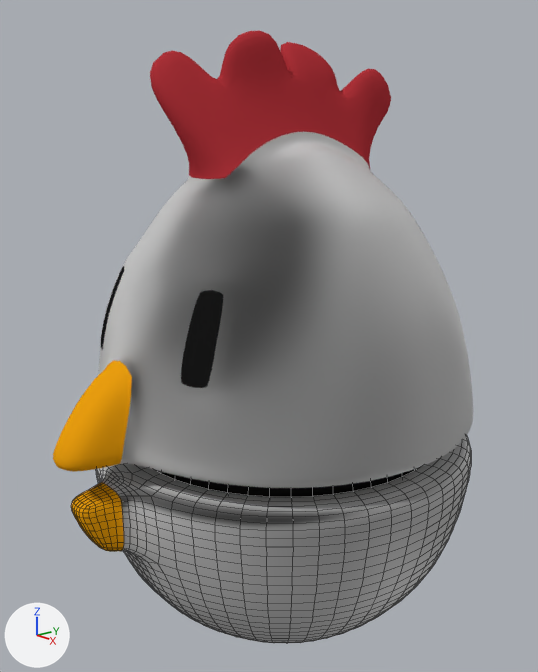
The Blender file Assets/Models/Terrain Objects/egg.blend as it was, and as the next commit left it.
Camera for both pictures: a 50 mm lens placed at (4.68, -4.08, 4.45), pointed at (-0.08, -0.08, 2.7). Every picture has the same lights, and +X, +Y and +Z are marked at lower left. Mesh edges are drawn as thin lines on the coarser meshes.
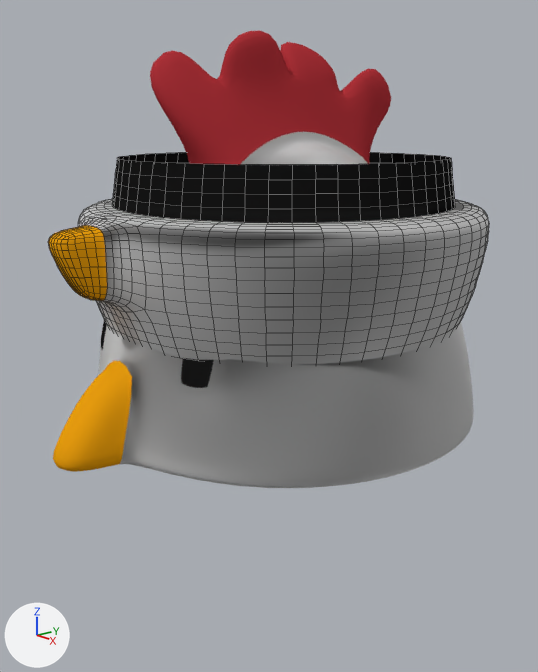
The newer file is also turned or shifted as a whole; pictures and numbers use the older file's frame.

Location of each change, [x1, y1, x2, y2] in pixels of the pictures (538 x 672 px):
'Sphere', mesh moved
    before: [71, 435, 471, 643]
    after: [48, 152, 489, 364]

The change in detail:
me_sphere has 189 vertices, 180 faces and spans x -1.12..1.01, y -1.22..1.1, z -1.28..0.1.
me_sphere is used by ob_sphere; location (0.0, 0.0, 2.05); scale (1.63, 1.63, 1.63).
me_sphere part 1: the whole mesh is moved by (0.0, -0.01, 1.23).
